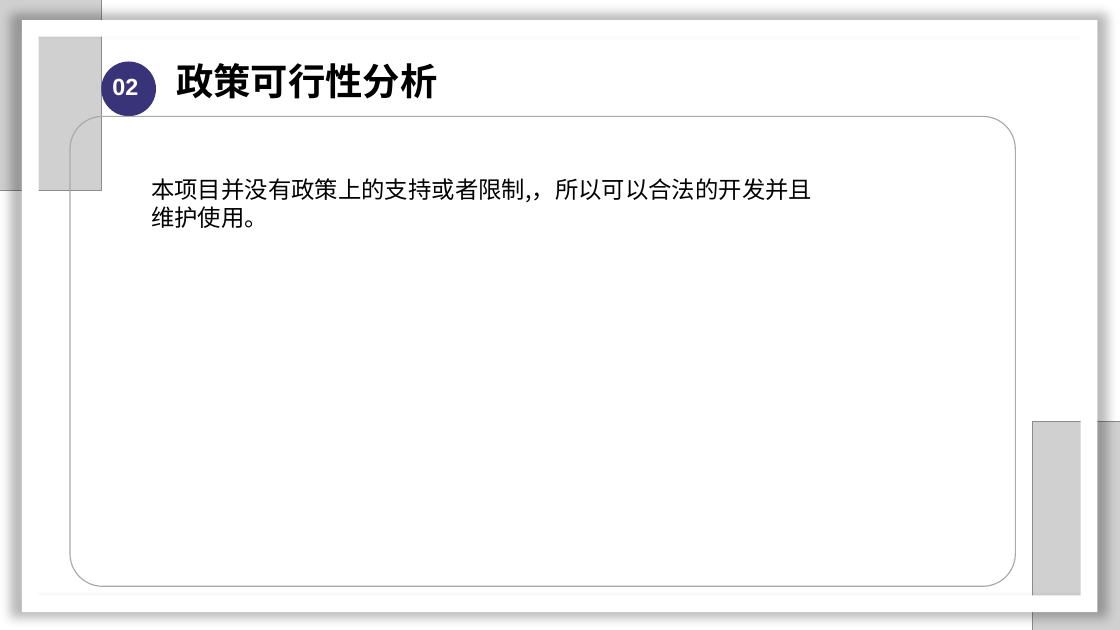
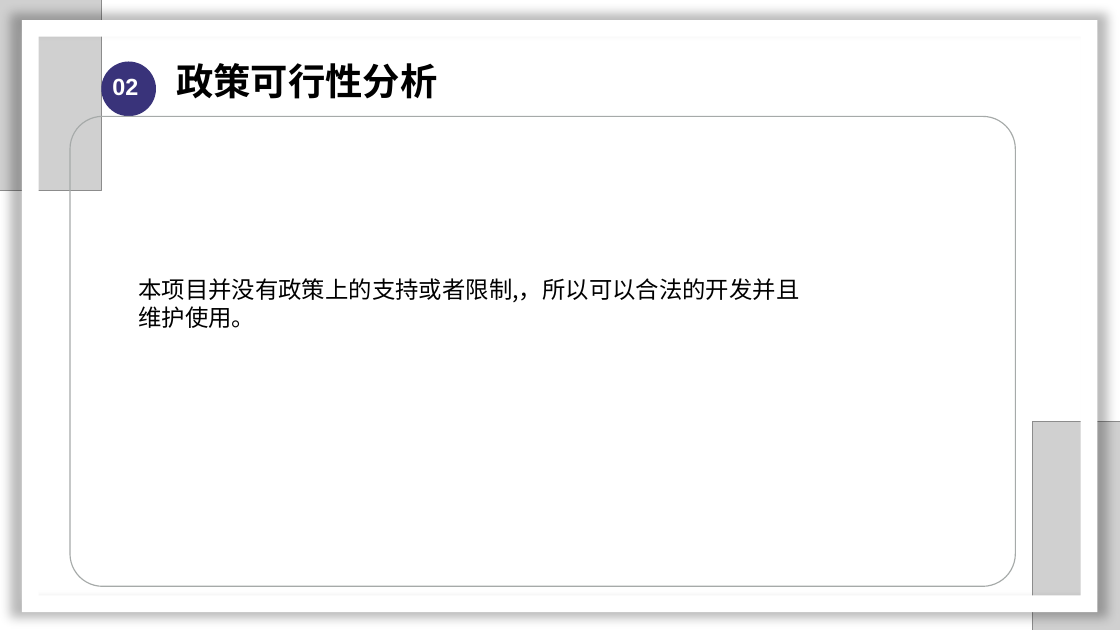
Before and after one commit to SarielX98/PRD2018G14, a slide deck: slide 18 of 受控文档/PPT/软件需求工程审核PPT.pptx. Drawn at 1120x630 pixels with LibreOffice and Linux fonts; fonts in the diff are those of the drawing; grey boxes stand for pictures; background and template pictures are left out. Boxes give left, top, right and bottom in pixels: in the first picture for what was removed or moved away, otherwise in the second. Text is boxed around its words. In the diff, an @@ line names an element or a change of style, - is before the commit and + after.

```diff
--- a/受控文档/PPT/软件需求工程审核PPT.pptx
+++ b/受控文档/PPT/软件需求工程审核PPT.pptx
@@ text "本项目并没有政策上的支持或者限制,，所以可以合法的开发并且维护使用。" moved from (x1=151, y1=178, x2=812, y2=228) to (x1=138, y1=278, x2=799, y2=328) @@
```
Also in this commit, not shown: 11 other slides changed, 4 slides added.
